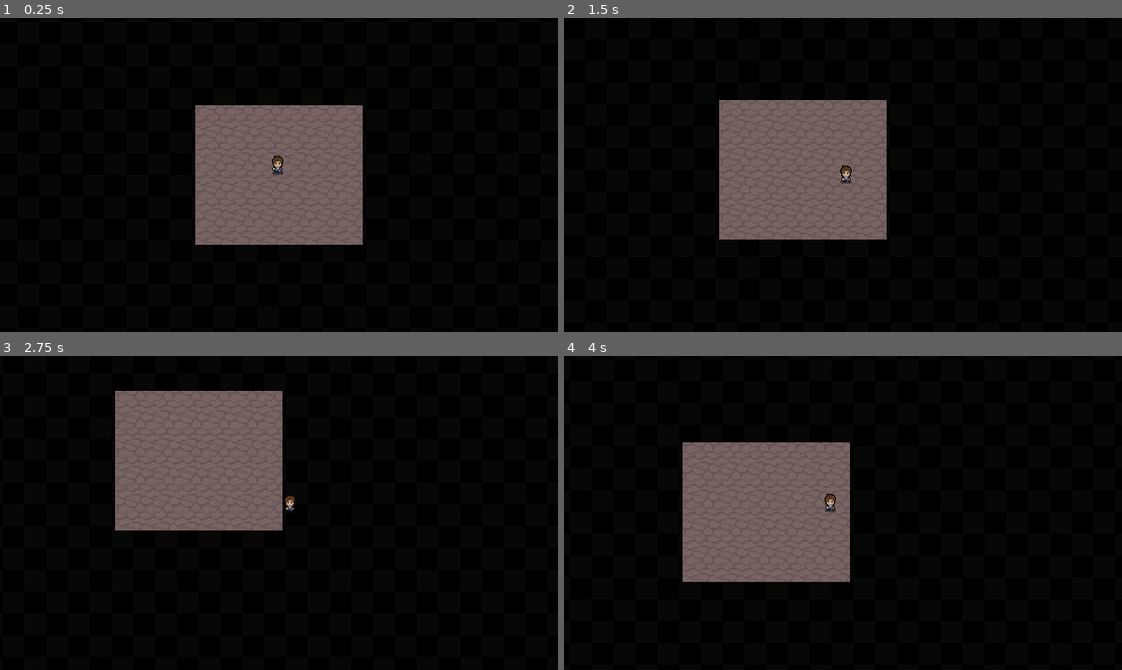
Above: before the commit, frames 1-4 (two rows, left to right).
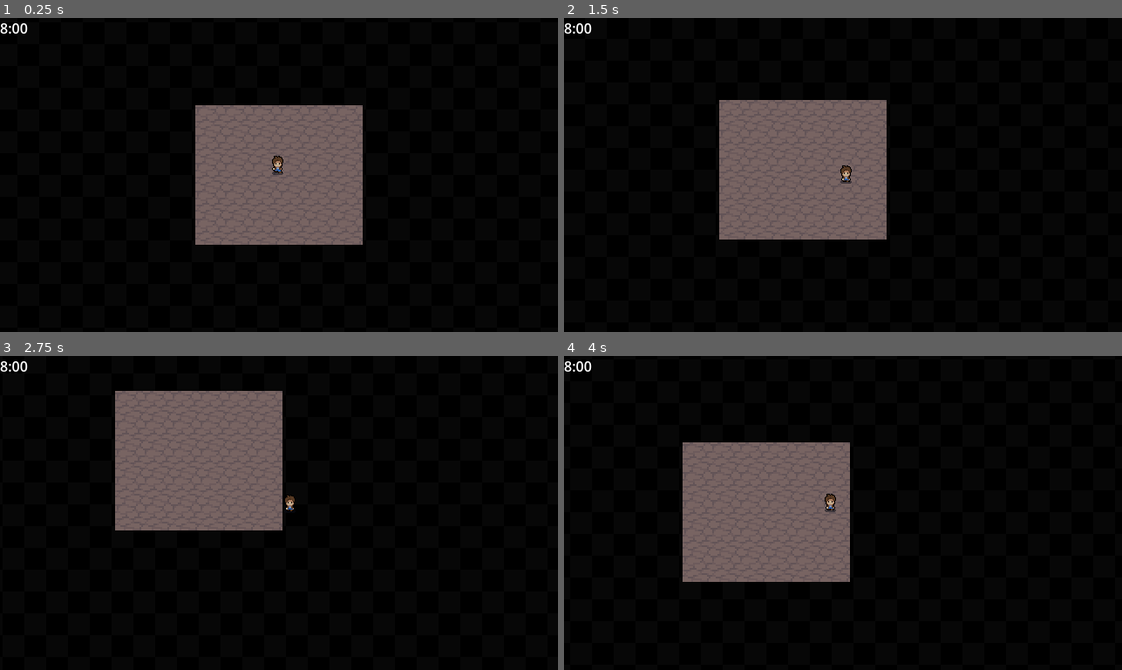
Above: after the commit, the same moments.

Repository: KingMouse33/Seeds-of-Hope
Game: Godot game, scene res://Scenes/world.tscn
Same seed, same stepped clock (60 frames per second), same inputs: the game is played once before the commit and once after it.
Inputs:
- Up to frame 1 (0.25 s): no input
- Up to frame 2 (1.5 s): tap Enter at 0.5 s; hold D (right) 0.53-1.28 s; hold S (down) from 1.28 s (still down)
- Up to frame 3 (2.75 s): release S (down) at 2.03 s; hold D (right) from 2.03 s (still down)
- Up to frame 4 (4 s): release D (right) at 2.78 s; hold W (up) 2.78-3.53 s; hold A (left) from 3.53 s (still down)

The runs differ from the first frame. In frame 1, 0.1% of the frame differs, in the area x 0-5%, y 1-5%; in frame 2, 0.1%; in frame 3, 0.1%; in frame 4, 0.1%.

Commit message:
Added in-game clock

Diff:
--- /dev/null
+++ b/seeds-of-hope/Scenes/clock.tscn
@@ -0,0 +1,15 @@
+[gd_scene load_steps=2 format=3 uid="uid://co7juvreunfyr"]
+
+[ext_resource type="Script" path="res://Scripts/clock.gd" id="1_3r7dh"]
+
+[node name="Clock" type="CanvasLayer"]
+script = ExtResource("1_3r7dh")
+
+[node name="Timer" type="Timer" parent="."]
+wait_time = 10.0
+
+[node name="Label" type="Label" parent="."]
+offset_right = 40.0
+offset_bottom = 23.0
+
+[connection signal="timeout" from="Timer" to="." method="_on_timer_timeout"]
--- /dev/null
+++ b/seeds-of-hope/Scripts/clock.gd
@@ -0,0 +1,42 @@
+extends CanvasLayer
+
+#calling the children for easy access
+@onready var timer = $Timer
+@onready var label = $Label
+
+#not sure if we'll need these but might be good to have anyways
+const hours_in_day = 24
+const minutes_in_hour = 60
+const minutes_in_day = 1440
+
+#the actual result of what the clock does
+@export var current_hour = 8
+@export var current_minutes = 0
+var extra_zero = "0"
+
+#starts the timer when the clock is brought into the scene
+func _ready():
+	timer.start()
+	label.text = (str(current_hour) + ":" + str(current_minutes) + extra_zero)
+
+#calls the tick function whenever the timer runs out. This timer is assumed to be equal to 10 minutes of in-game time.
+func _on_timer_timeout():
+	tick()
+
+#updates everything that needs to be updated every 10 minutes of in game time. For now it should just be the clock.
+func tick():
+	extra_zero = ""
+	current_minutes += 10
+	#updates the hour if minutes = 60
+	if current_minutes == minutes_in_hour:
+		current_hour += 1
+		current_minutes = 0
+		extra_zero = "0"
+	#runs the day_tick function if a day has been completed
+	if current_hour == hours_in_day:
+		current_hour = 0
+		day_tick()
+	label.text = (str(current_hour) + ":" + str(current_minutes) + extra_zero)
+#updates everything that needs to be updated every day
+func day_tick():
+	pass
--- a/seeds-of-hope/Scripts/player.gd
+++ b/seeds-of-hope/Scripts/player.gd
@@ -23,7 +23,7 @@
 	direction.x = round(direction.x)
 	direction.y = round(direction.y)
 	direction = direction.normalized()
-	print(speed)
+	#print(speed)
 	velocity = direction * speed
 	move_and_slide()
 
--- a/seeds-of-hope/project.godot
+++ b/seeds-of-hope/project.godot
@@ -14,6 +14,10 @@
 run/main_scene="res://Scenes/world.tscn"
 config/features=PackedStringArray("4.3", "Forward Plus")
 config/icon="res://Art/icon.svg"
+
+[autoload]
+
+Clock="*res://Scenes/clock.tscn"
 
 [display]
 
